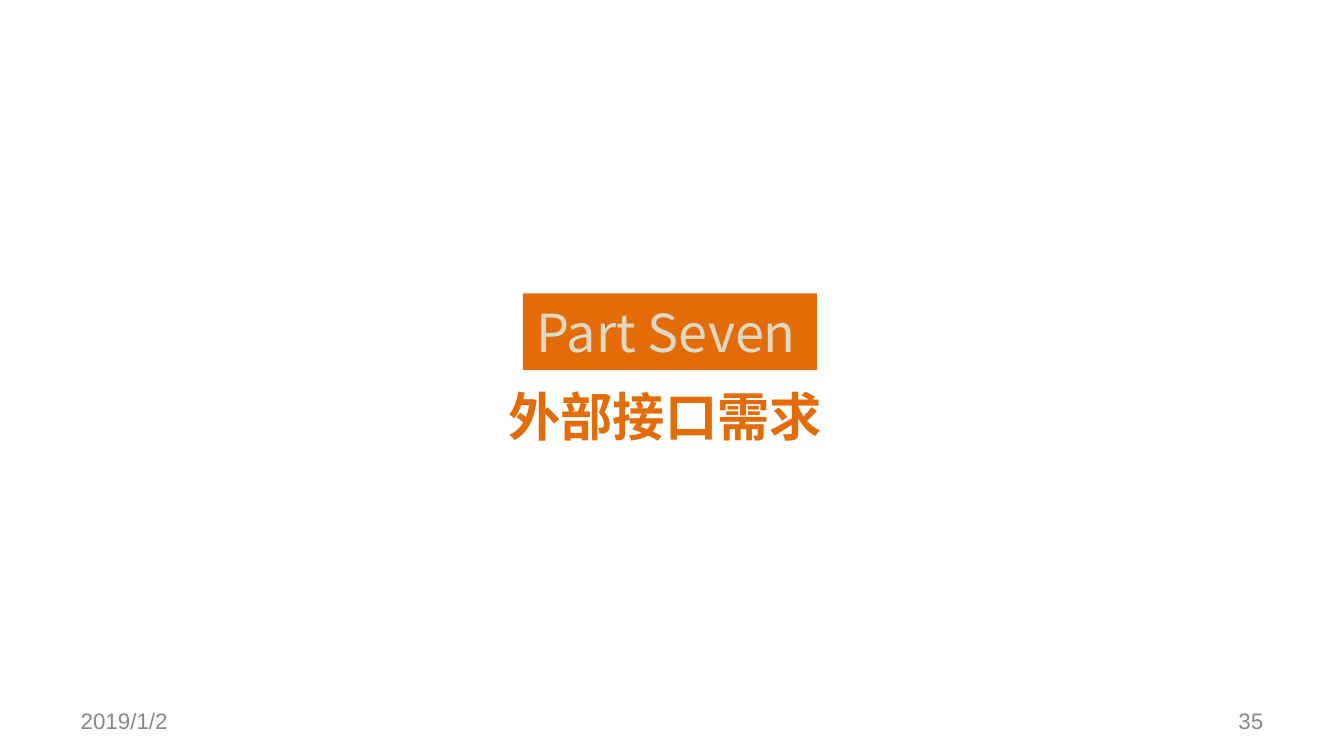
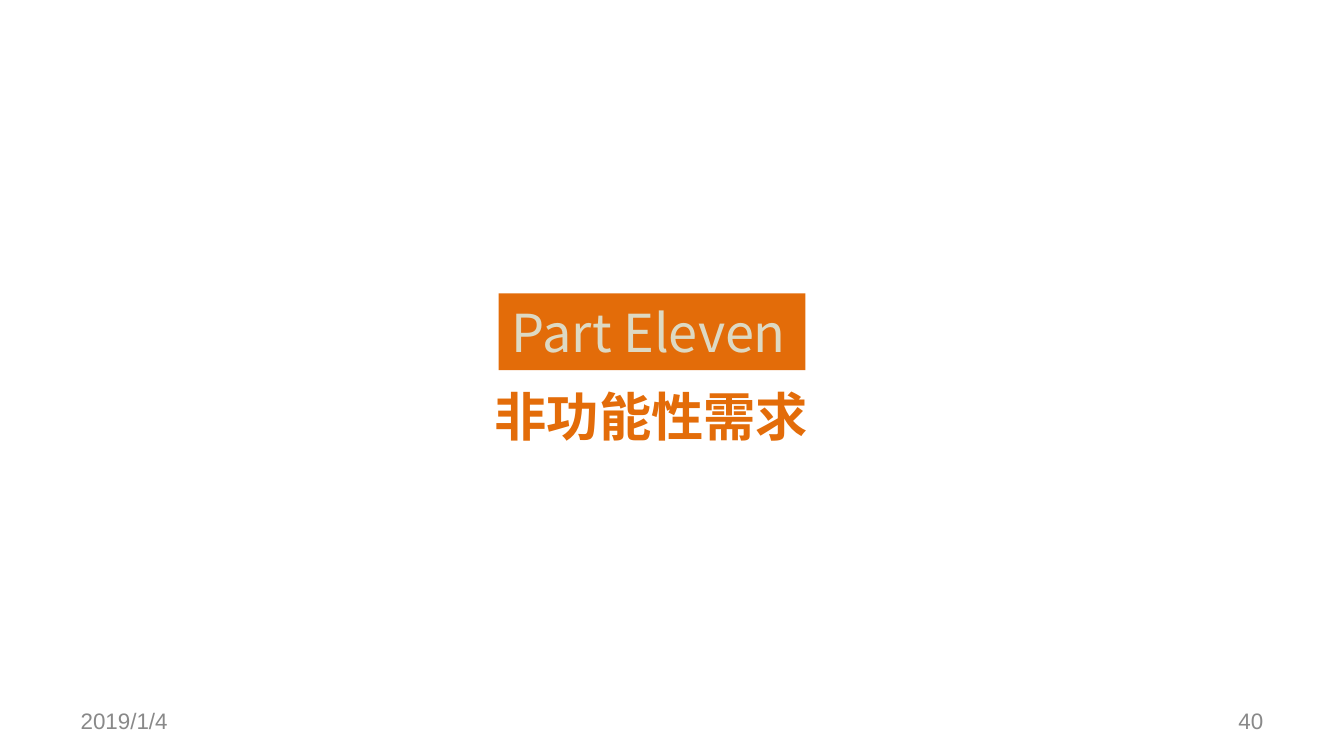
Before and after one commit to SoftwareRequirtmentsG02/Document, a slide deck: slide 40 of 案例教学系统/受控文档/分析设计/PPT/PRD2018-G02-SRS评审PPT.pptx (slide 35 before the commit). Drawn at 1344x756 pixels with LibreOffice and Linux fonts; fonts in the diff are those of the drawing; background and template pictures are left out. Boxes give left, top, right and bottom in pixels: in the first picture for what was removed or moved away, otherwise in the second. Text is boxed around its words. In the diff, an @@ line names an element or a change of style, - is before the commit and + after.

```diff
--- a/案例教学系统/受控文档/分析设计/PPT/PRD2018-G02-SRS评审PPT.pptx
+++ b/案例教学系统/受控文档/分析设计/PPT/PRD2018-G02-SRS评审PPT.pptx
@@ rectangle "Part Eleven": place and size @@
-rectangle "Part Eleven" at [523, 293, 817, 370]
+rectangle "Part Eleven" at [499, 293, 805, 370]
@@ text in rectangle at [512, 310, 785, 353]: text changed @@
-Part Seven
+Part Eleven
@@ text at [495, 391, 808, 441]: text changed @@
-外部接口需求
+非功能性需求
@@ text at [81, 713, 168, 729]: text changed @@
-2019/1/2
+2019/1/4
@@ page number at [1238, 713, 1263, 729]: text changed @@
-35
+40
```
Also in this commit, not shown: 49 other slides changed, 9 slides added, 3 slides removed, 1 other file.
